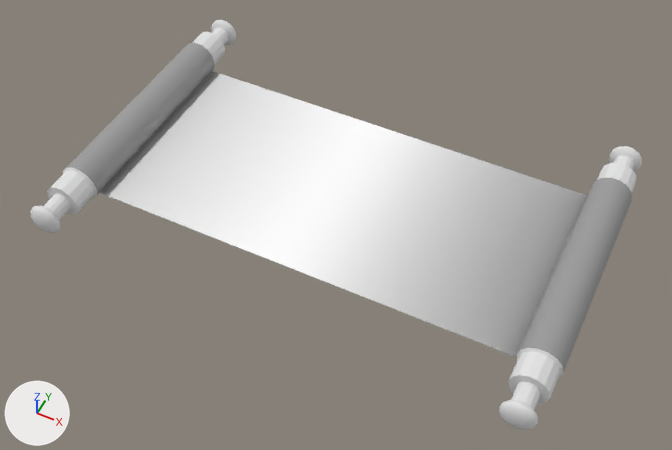
Before and after pictures for a commit that changed the FBX model Assets/Resources/Models/Environment/Scroll.fbx.
The view is the same before and after, from a 50 mm camera at (0.136, -0.282, 0.273) aimed at (0.002, -0.014, -0.062). The axes (+X, +Y, +Z) are drawn at lower left. The lights are the same throughout. Where no turn or scale is listed for an object, it has been applied to the vertices.
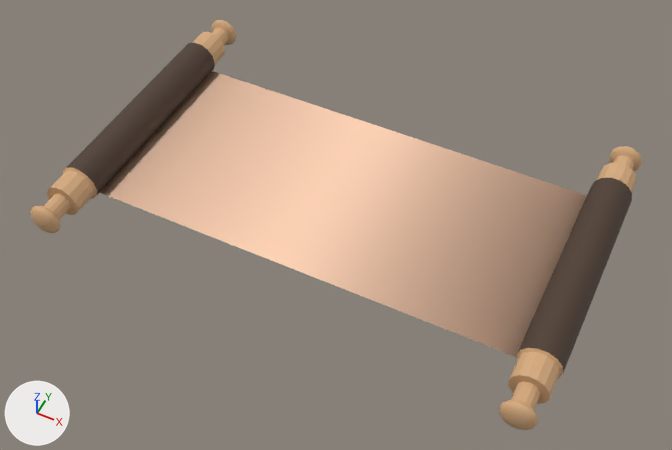
Location of each change, [x1, y1, x2, y2] in pixels of the pictures (672 x 450 px):
'pCube27', recoloured (white to beige): [30, 20, 642, 430] in both

Diff of the bpy script that builds the scene:
```diff
--- a/Assets/Resources/Models/Environment/Scroll.fbx.py
+++ b/Assets/Resources/Models/Environment/Scroll.fbx.py
@@ mat_scroll_paper @@
 mat_scroll_paper = principled_material('Scroll_Paper')
-mat_scroll_paper.base_color = (1.0, 1.0, 1.0)  # white #ffffff
+mat_scroll_paper.base_color = (1.0, 0.646, 0.455)  # beige #ffd2b4
 mat_scroll_paper.roughness = 0.749
@@ mat_scroll_wood @@
 mat_scroll_wood = principled_material('Scroll_Wood')
-mat_scroll_wood.base_color = (0.767, 0.767, 0.767)  # light grey #e3e3e3
+mat_scroll_wood.base_color = (0.672, 0.406, 0.211)  # beige #d6ab7f
 mat_scroll_wood.roughness = 0.749
@@ mat_scroll_shell @@
 mat_scroll_shell = principled_material('Scroll_Shell')
-mat_scroll_shell.base_color = (0.324, 0.324, 0.324)  # grey #9a9a9a
+mat_scroll_shell.base_color = (0.075, 0.0445, 0.0284)  # brown #4d3c2f
 mat_scroll_shell.roughness = 0.749
```
